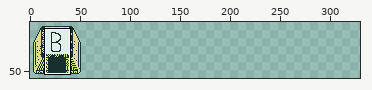
One commit to this sprite sheet: res/sprite/base.png. Above: a wide view before the commit, with the close-up outlined.
Close-up. Old version:
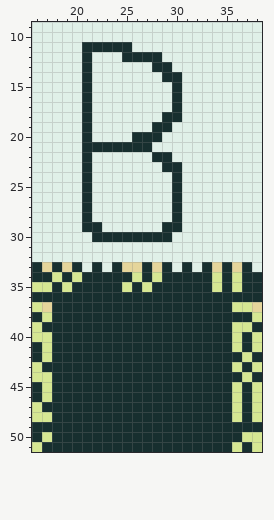
The file is 55x59 pixels. Colours within 5 levels of each other are drawn and written as one. Shown: x 16..38, y 9..51. The old version is drawn lined up with the new one, on the new canvas. The wide view leaves out empty margins. The commit also changed other parts of the picture, which this record leaves out.
After the commit:
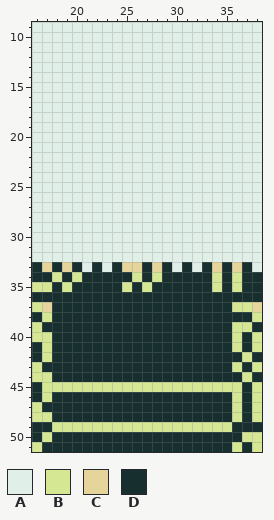
Palette (. is transparent): A #e0f0e8  B #d6e793  C #e5d59b  D #172f2f
Diff:
canvas 55x59 -> 330x59
y 11: x 21..25 DDDDD -> AAAAA
y 12: x 21 D -> A; x 25..28 DDDD -> AAAA
y 13: x 21 D -> A; x 28..29 DD -> AA
y 14: x 21 D -> A; x 29..30 DD -> AA
y 15..17: x 21 D -> A; x 30 D -> A
y 18: x 21 D -> A; x 29..30 DD -> AA
y 19: x 21 D -> A; x 28..29 DD -> AA
y 20: x 21 D -> A; x 26..28 DDD -> AAA
y 21: x 21..27 DDDDDDD -> AAAAAAA
y 22: x 21 D -> A; x 28..29 DD -> AA
y 23: x 21 D -> A; x 29..30 DD -> AA
y 24..28: x 21 D -> A; x 30 D -> A
y 29: x 21..22 DD -> AA; x 29..30 DD -> AA
y 30: x 22..29 DDDDDDDD -> AAAAAAAA
y 45: x 18..35 DDDDDDDDDDDDDDDDDD -> BBBBBBBBBBBBBBBBBB
y 49: x 18..35 DDDDDDDDDDDDDDDDDD -> BBBBBBBBBBBBBBBBBB
Where, in picture pixels (left, top, right, bottom), the same in both close-ups:
changed: (82, 42, 182, 242)
changed: (52, 382, 232, 432)
